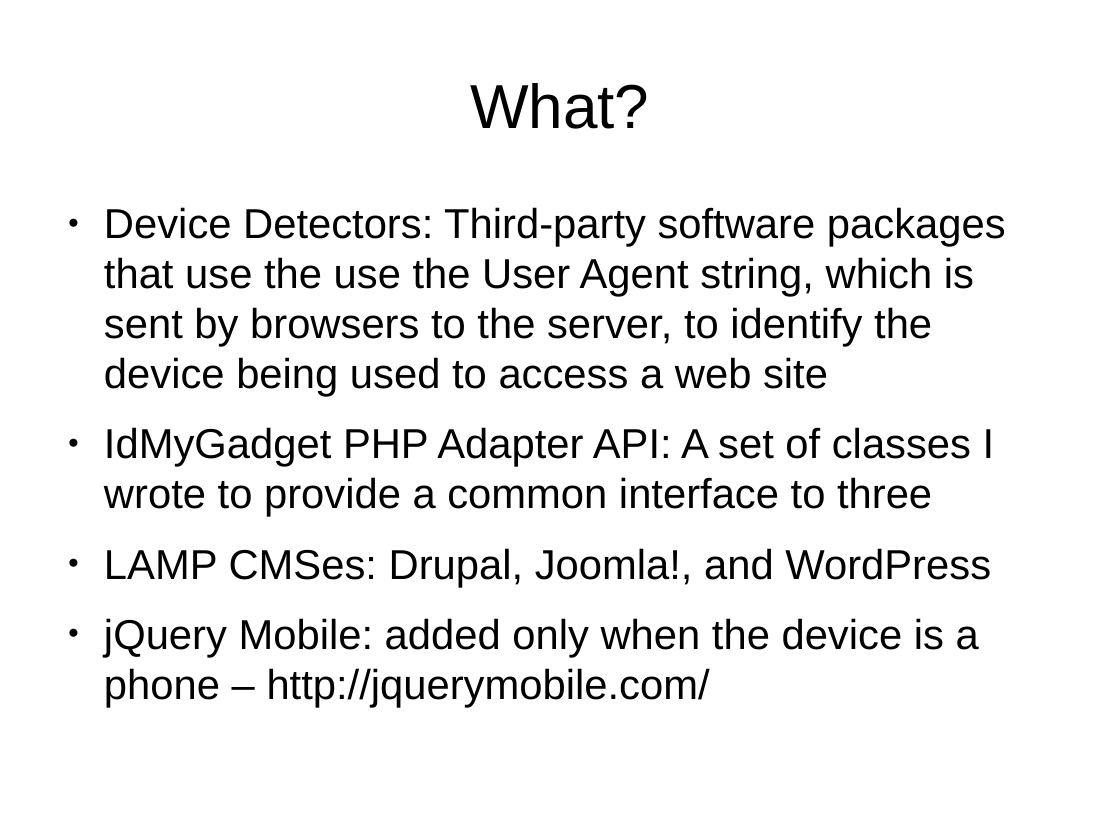
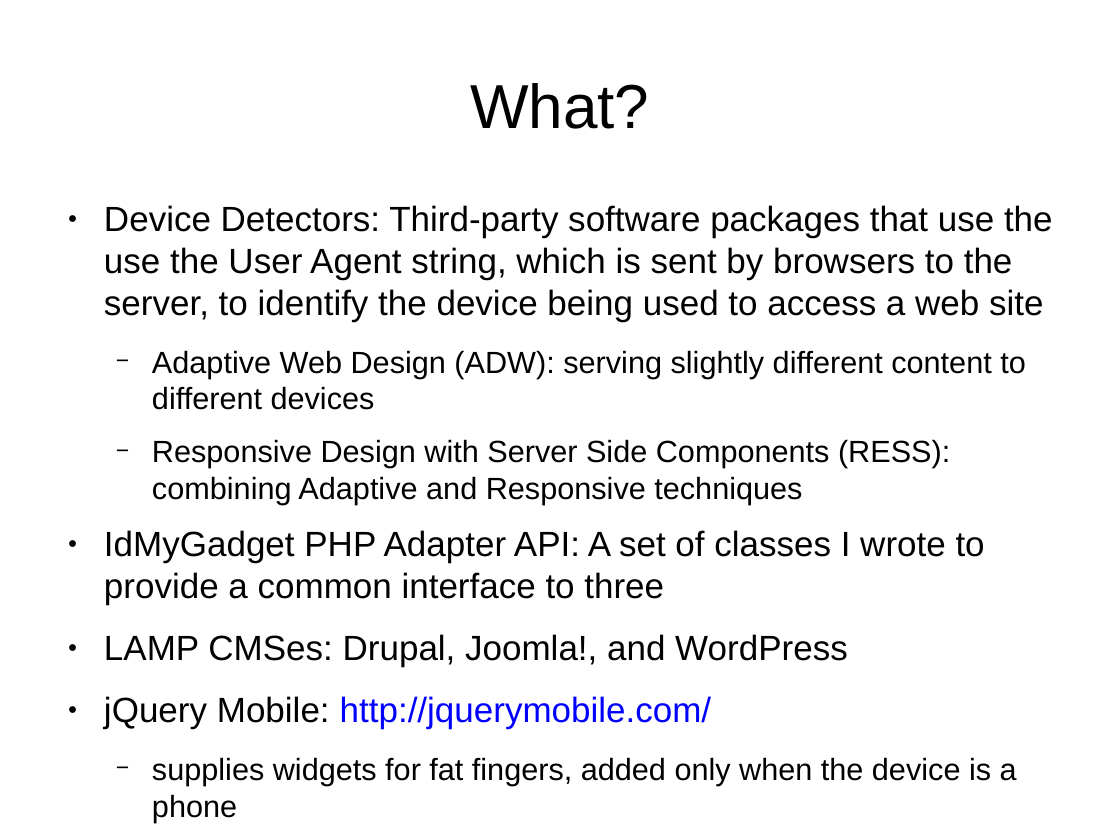
Before and after one commit to tomwhartung/jmws_accoutrements, a slide deck: slide 4 of presentations/2016_04-AWD_in_PHP_CMSes/AWD_in_PHP_CMSes-slides.odp. Drawn at 1120x840 pixels with LibreOffice and Linux fonts; fonts in the diff are those of the drawing. Boxes give left, top, right and bottom in pixels: in the first picture for what was removed or moved away, otherwise in the second. Text is boxed around its words. In the diff, an @@ line names an element or a change of style, - is before the commit and + after.

Commit message:
The "What"s should be OK, starting on the "Why"s.

```diff
--- a/presentations/2016_04-AWD_in_PHP_CMSes/AWD_in_PHP_CMSes-slides.odp
+++ b/presentations/2016_04-AWD_in_PHP_CMSes/AWD_in_PHP_CMSes-slides.odp
@@ text at (104,205,1053,667): size 29.6 to 24.8 pt in "Device Detectors: Third-party software packages that use ...", "IdMyGadget PHP Adapter API: A set of ...", "LAMP CMSes: Drupal, Joomla!, and WordPress" @@
@@ text at (152,350,1026,505): paragraphs added @@
+  − Adaptive Web Design (ADW): serving slightly different content to different devices
+  − Responsive Design with Server Side Components (RESS): combining Adaptive and Responsive techniques
@@ text at (104,696,1017,822): text changed; size 29.6 to 21.7 pt @@
-● jQuery Mobile: added only when the device is a phone – http://jquerymobile.com/
+● jQuery Mobile: http://jquerymobile.com/
+  − supplies widgets for fat fingers, added only when the device is a phone
```
Also in this commit, not shown: 2 other slides changed, 1 slide added, 1 slide removed.
